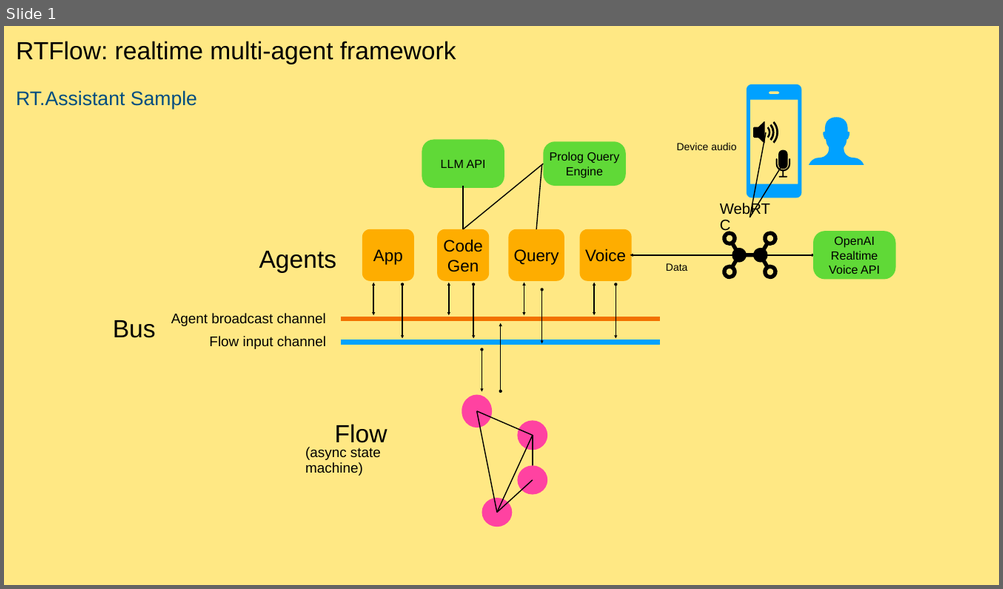
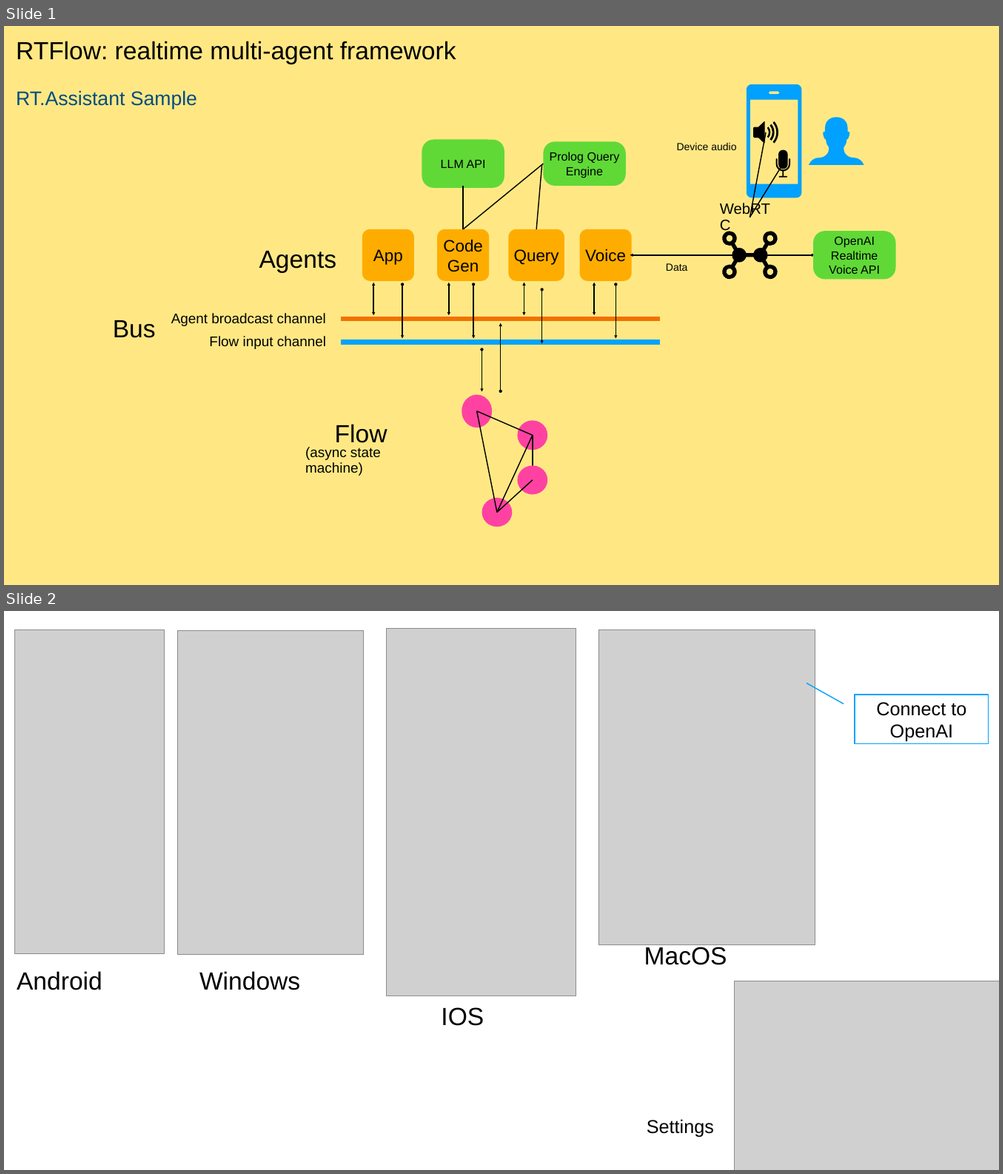
Before and after one commit to fwaris/RTOpenAI, a slide deck: src/Samples/PlanSelection/RT.Assistant/docs/docs.pptx. Shown one above the other, each under a label of ours: slide 1 before the commit, slides 1 and 2 after it. The pictures are 1003x589 and 1003x1174 pixels, drawn with LibreOffice and Linux fonts; fonts in the diff are those of the drawing; grey boxes stand for pictures. Boxes give left, top, right and bottom in pixels: in the first picture for what was removed or moved away, otherwise in the second. Text is boxed around its words. In the diff, an @@ line names an element or a change of style, - is before the commit and + after.

```diff
--- a/src/Samples/PlanSelection/RT.Assistant/docs/docs.pptx
+++ b/src/Samples/PlanSelection/RT.Assistant/docs/docs.pptx
@@ slide 2 added at [4, 611, 999, 1170], background #FFFFFF @@
@@ picture added at [14, 629, 164, 954] @@
@@ picture added at [177, 630, 364, 955] @@
@@ picture added at [387, 628, 575, 996] @@
@@ picture added at [598, 629, 814, 945] @@
@@ border callout added at [854, 695, 987, 743], fill #FFFFFF, outline #00A2FF 2 pt, 36 pt, text #000000 @@
+Connect to OpenAI
@@ text added at [644, 945, 727, 965], 48 pt, text #000000 @@
+MacOS
@@ text added at [17, 971, 102, 991], 48 pt, text #000000 @@
+Android
@@ text added at [199, 971, 300, 991], 48 pt, text #000000 @@
+Windows
@@ picture added at [734, 981, 999, 1170] @@
@@ text added at [441, 1008, 484, 1026], 48 pt, text #000000 @@
+IOS
@@ text added at [646, 1119, 714, 1138], 36 pt, text #000000 @@
+Settings
```
Also in this commit, not shown: 1 slide removed, 4 other files.
